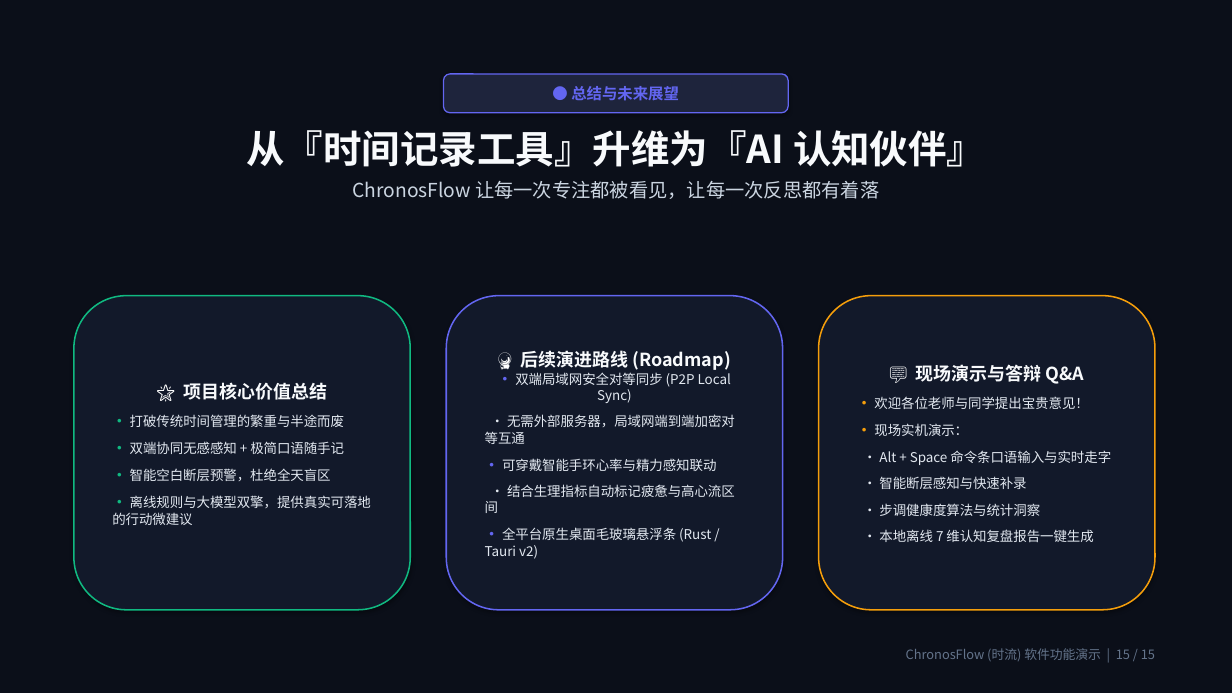
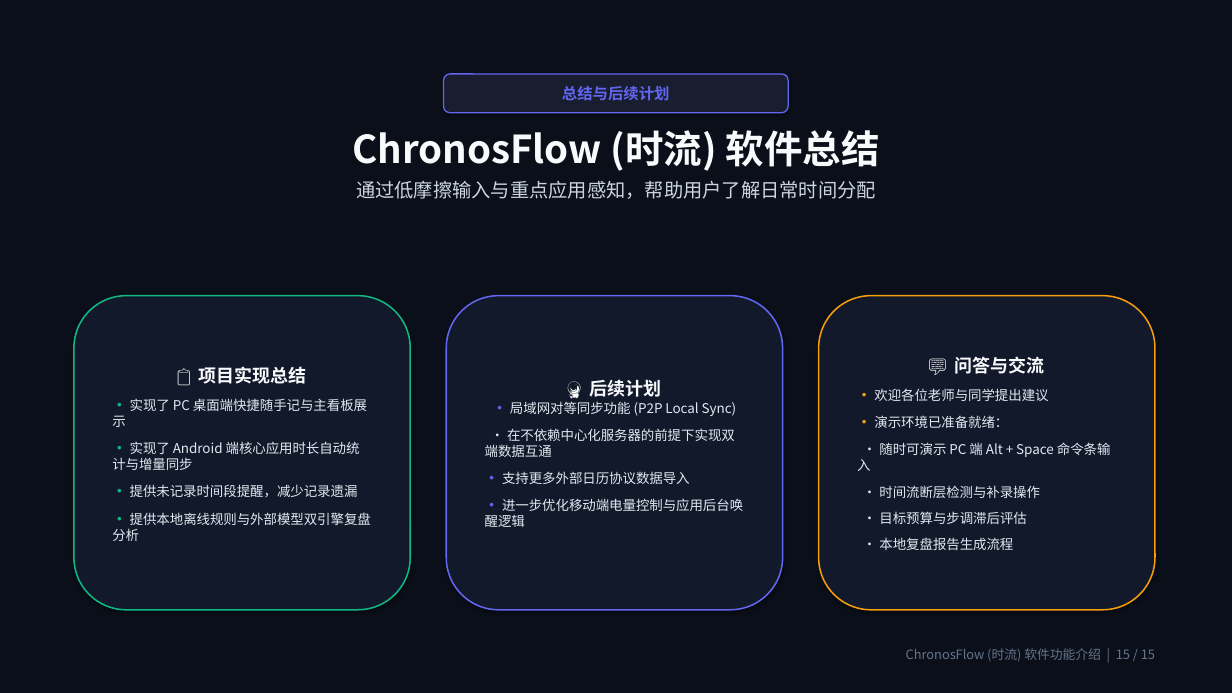
Before and after one commit to Citrus0914/ChronosFlow, a slide deck: slide 15 of 演示文稿/ChronosFlow软件功能全景介绍.pptx. Drawn at 1232x693 pixels with LibreOffice and Linux fonts; fonts in the diff are those of the drawing. Boxes give left, top, right and bottom in pixels: in the first picture for what was removed or moved away, otherwise in the second. Text is boxed around its words. In the diff, an @@ line names an element or a change of style, - is before the commit and + after.

Commit message:
style: 去除演示文稿中的夸张用语，调整为客观平实的工程技术表述

```diff
--- a/演示文稿/ChronosFlow软件功能全景介绍.pptx
+++ b/演示文稿/ChronosFlow软件功能全景介绍.pptx
@@ rounded rectangle "总结与后续计划" at (444, 74, 788, 113): fill #1E243C to #181E30 @@
@@ text in rounded rectangle at (562, 86, 670, 101): text changed @@
-● 总结与未来展望
+总结与后续计划
@@ text at (352, 130, 880, 199): text changed @@
-从『时间记录工具』升维为『AI 认知伙伴』
-ChronosFlow 让每一次专注都被看见，让每一次反思都有着落
+ChronosFlow (时流) 软件总结
+通过低摩擦输入与重点应用感知，帮助用户了解日常时间分配
@@ text in rounded rectangle at (857, 356, 1111, 550): text changed @@
-💬 现场演示与答辩 Q&A
-• 欢迎各位老师与同学提出宝贵意见！
-• 现场实机演示：
-• Alt + Space 命令条口语输入与实时走字
-• 智能断层感知与快速补录
-• 步调健康度算法与统计洞察
-• 本地离线 7 维认知复盘报告一键生成
+💬 问答与交流
+• 欢迎各位老师与同学提出建议
+• 演示环境已准备就绪：
+• 随时可演示 PC 端 Alt + Space 命令条输入
+• 时间流断层检测与补录操作
+• 目标预算与步调滞后评估
+• 本地复盘报告生成流程
@@ text in rounded rectangle at (112, 366, 371, 541): text changed @@
-🌟 项目核心价值总结
-• 打破传统时间管理的繁重与半途而废
-• 双端协同无感感知 + 极简口语随手记
-• 智能空白断层预警，杜绝全天盲区
-• 离线规则与大模型双擎，提供真实可落地的行动微建议
+📋 项目实现总结
+• 实现了 PC 桌面端快捷随手记与主看板展示
+• 实现了 Android 端核心应用时长自动统计与增量同步
+• 提供未记录时间段提醒，减少记录遗漏
+• 提供本地离线规则与外部模型双引擎复盘分析
@@ text in rounded rectangle at (485, 379, 743, 527): text changed @@
-🔮 后续演进路线 (Roadmap)
-• 双端局域网安全对等同步 (P2P Local Sync)
-• 无需外部服务器，局域网端到端加密对等互通
-• 可穿戴智能手环心率与精力感知联动
-• 结合生理指标自动标记疲惫与高心流区间
-• 全平台原生桌面毛玻璃悬浮条 (Rust / Tauri v2)
+🔮 后续计划
+• 局域网对等同步功能 (P2P Local Sync)
+• 在不依赖中心化服务器的前提下实现双端数据互通
+• 支持更多外部日历协议数据导入
+• 进一步优化移动端电量控制与应用后台唤醒逻辑
@@ text at (906, 648, 1155, 661): text changed @@
-ChronosFlow (时流) 软件功能演示 | 15 / 15
+ChronosFlow (时流) 软件功能介绍 | 15 / 15
```
Also in this commit, not shown: 14 other slides changed, 4 other files.
